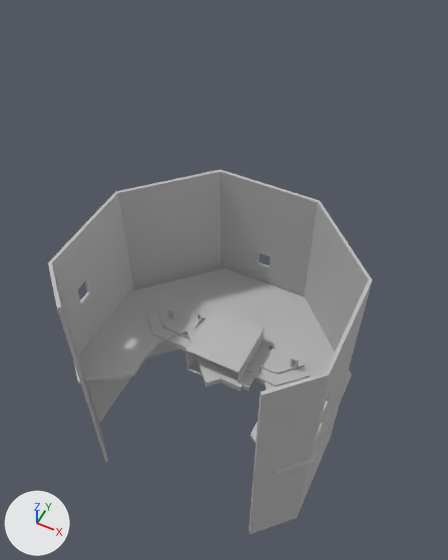
A saved change to the FBX model Maya Project Files/Env/Exports/Facility/sm_facility.fbx.
Before and after are seen from a camera (50 mm lens) standing at (24.4, -48.2, 74.8) and looking at (-0.9, 2.4, 11.5). Arrows for +X, +Y and +Z are at lower left; the lights stay in place. Where no turn or scale is listed for an object, it has been applied to the vertices. Vertices at the same position are counted once.

Objects in the first picture: 'facility_floor_hole_geo', 'facility_floor_noHole_geo', 'facility_observatory_geo', 'facility_platform_01_geo', 'facility_platform_03_geo', 'facility_platform_04_geo', 'facility_platform_05_geo', 'facility_walkway_frame_geo', 'facility_walkway_mesh_geo', 'facility_wall_geo'.
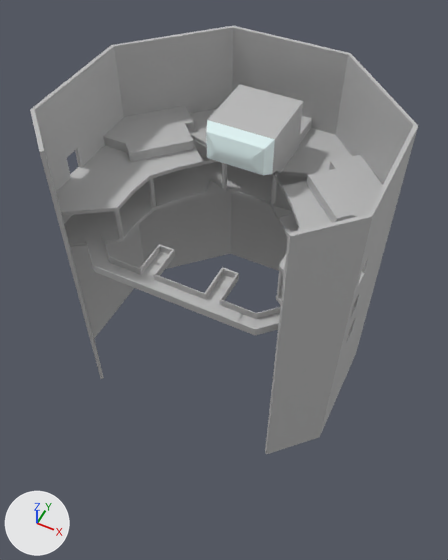
Where the newer file only moved an object's origin or applied its transform, the numbers keep the older frame.

Changed parts and their boxes (x1, y1, x2, y2) in the pictures (448 x 560 px):
'facility_wall_geo', mesh moved: before (48, 169, 372, 534); after (30, 26, 418, 454)
'facility_floor_hole_geo', mesh moved: before (74, 270, 332, 476); after (64, 157, 307, 305)
'facility_floor_noHole_geo', mesh moved: before (125, 268, 352, 472); after (56, 109, 352, 274)
'facility_observatory_geo', moved, rescaled (22% wider, 10% taller): before (186, 309, 264, 391); after (208, 84, 303, 174)
'facility_platform_01_geo', mesh moved: before (202, 305, 264, 373); after (307, 155, 382, 222)
'facility_platform_03_geo', mesh moved: before (190, 309, 265, 364); after (103, 106, 194, 162)
'facility_walkway_frame_geo', mesh moved: before (145, 307, 310, 386); after (85, 232, 280, 335)
'facility_walkway_mesh_geo', mesh moved: before (168, 320, 263, 379); after (88, 241, 280, 328)
'facility_glass_observatory_geo', mesh moved (not visible before): after (206, 120, 275, 175)
'facility_platform_05_geo', mesh moved (not visible afterwards): before (187, 304, 250, 391)
'facility_platform_04_geo', mesh moved (not visible afterwards): before (209, 299, 270, 391)
'facility_platform_02_geo', mesh moved (not visible before): after (299, 116, 312, 144)

What changed in the scene script:
```text
Change me_mesh_004:
    where me_mesh_004.from_pydata(...)  # 294 vertices, 288 faces; spans x -17.8..17.8, y -13.9..13.9, z -0.3..0.3
    used by ob_facility_floor_hole_geo; location = (0.0, -1.0, 0.0)
    me_mesh_004 part 6: the whole mesh is moved by (0.0, 4.9, 22.9)
Change me_mesh_014:
    where me_mesh_014.from_pydata(...)  # 1213 vertices, 1184 faces; spans x -18.1..18.1, y -15.5..15.5, z -19.6..19.6
    used by ob_facility_wall_geo; location = (0.0, -1.0, 0.0)
    me_mesh_014 part 11: the whole mesh is moved by (0.0, 3.7, 19.4)
Change me_mesh_002:
    where me_mesh_002.from_pydata(...)  # 40 vertices, 29 faces; spans x -5.71..5.71, y -7.13..7.13, z -0.51..0.51
    used by ob_facility_platform_05_geo; location = (0.0, 0.0, 0.0)
    me_mesh_002 part 3: the whole mesh is moved by (12.08, 8.14, 17.61)
Change me_mesh_003:
    where me_mesh_003.from_pydata(...)  # 103 vertices, 87 faces; spans x -5.2..5.2, y -5.91..5.91, z -0.7..0.7
    used by ob_facility_platform_01_geo; location = (1.0, 2.0, 0.0)
    me_mesh_003 part 7: the whole mesh is moved by (11.85, 5.27, 28.81)
Change me_mesh_008:
    where me_mesh_008.from_pydata(...)  # 174 vertices, 168 faces; spans x -17.8..17.8, y -13.9..13.9, z -0.3..0.3
    used by ob_facility_floor_nohole_geo; location = (1.0, 0.0, 0.0)
    me_mesh_008 part 2: the whole mesh is moved by (-1.0, 3.9, 27.9)
Change me_mesh_006:
    where me_mesh_006.from_pydata(...)  # 230 vertices, 230 faces; spans x -412.0..412.0, y -326.0..326.0, z -419.0..419.0
    used by ob_facility_observatory_geo; parent = ob_facility_grp; location = (100.0, 0.0, 100.0)
    me_mesh_006 part 8: the whole mesh is scaled about its middle by 0.001, then moved by (0.0, 3.0, -1.0)
Change me_mesh_010:
    where me_mesh_010.from_pydata(...)  # 57 vertices, 34 faces; spans x -13.5..13.5, y -3.0..3.0, z 0.0
    used by ob_facility_walkway_mesh_geo; location = (0.0, 0.0, 0.0)
    me_mesh_010 part 10: the whole mesh is moved by (0.0, -9.1, 23.1)
Change me_mesh_001:
    where me_mesh_001.from_pydata(...)  # 77 vertices, 64 faces; spans x -3.98..3.98, y -2.51..2.51, z -0.69..0.69
    used by ob_facility_platform_02_geo; location = (1.0, 1.0, 0.0)
    me_mesh_001 part 5: the whole mesh is moved by (-1.01, 14.55, 28.82)
Change me_mesh_005:
    where me_mesh_005.from_pydata(...)  # 221 vertices, 196 faces; spans x -5.84..5.84, y -7.24..7.24, z -0.5..0.5
    used by ob_facility_platform_04_geo; location = (1.0, 2.0, 0.0)
    me_mesh_005 part 1: the whole mesh is moved by (10.99, 5.55, 23.63)
Change me_mesh:
    where me_mesh.from_pydata(...)  # 62 vertices, 48 faces; spans x -5.18..5.18, y -5.95..5.95, z -0.66..0.66
    used by ob_facility_platform_03_geo; location = (1.0, 2.0, 0.0)
    me_mesh part 9: the whole mesh is moved by (-13.5, 5.17, 28.77)
Change me_mesh_007:
    where me_mesh_007.from_pydata(...)  # 90 vertices, 88 faces; spans x -4.12..4.12, y -0.97..0.97, z -2.37..2.37
    used by ob_facility_glass_observatory_geo; location = (1.0, -1.0, 0.0)
    me_mesh_007 part 12: the whole mesh is moved by (-1.0, 4.74, 32.29)
Change me_mesh_009:
    where me_mesh_009.from_pydata(...)  # 388 vertices, 412 faces; spans x -13.6..13.6, y -3.1..3.1, z -0.5..0.5
    used by ob_facility_walkway_frame_geo; location = (0.0, 0.0, 0.0)
    me_mesh_009 part 4: the whole mesh is moved by (0.0, -9.1, 23.5)
Change ob_facility_observatory_geo:
    ob_facility_observatory_geo.location: (100.0, 0.0, 100.0) -> (0.0, 0.0, 0.0)
    ob_facility_observatory_geo.scale: (1.0, 1.0, 1.0) -> (1000.0, 1000.0, 1000.0)
```
